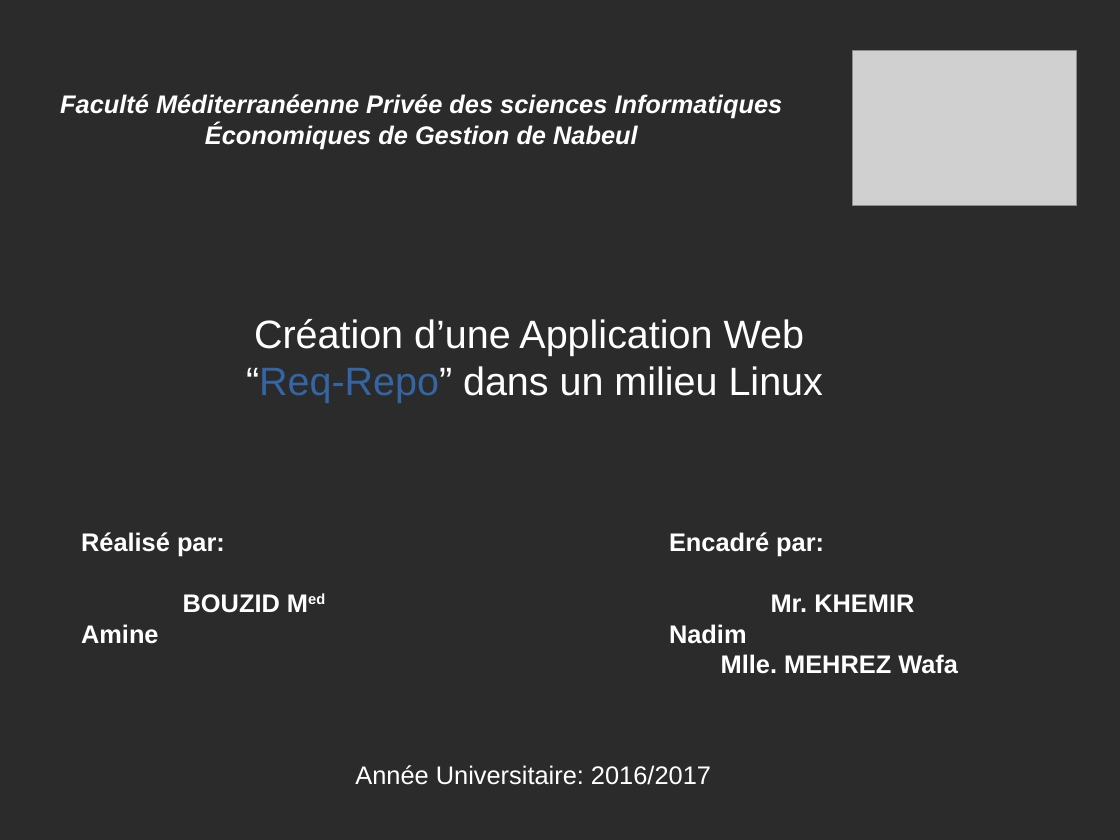
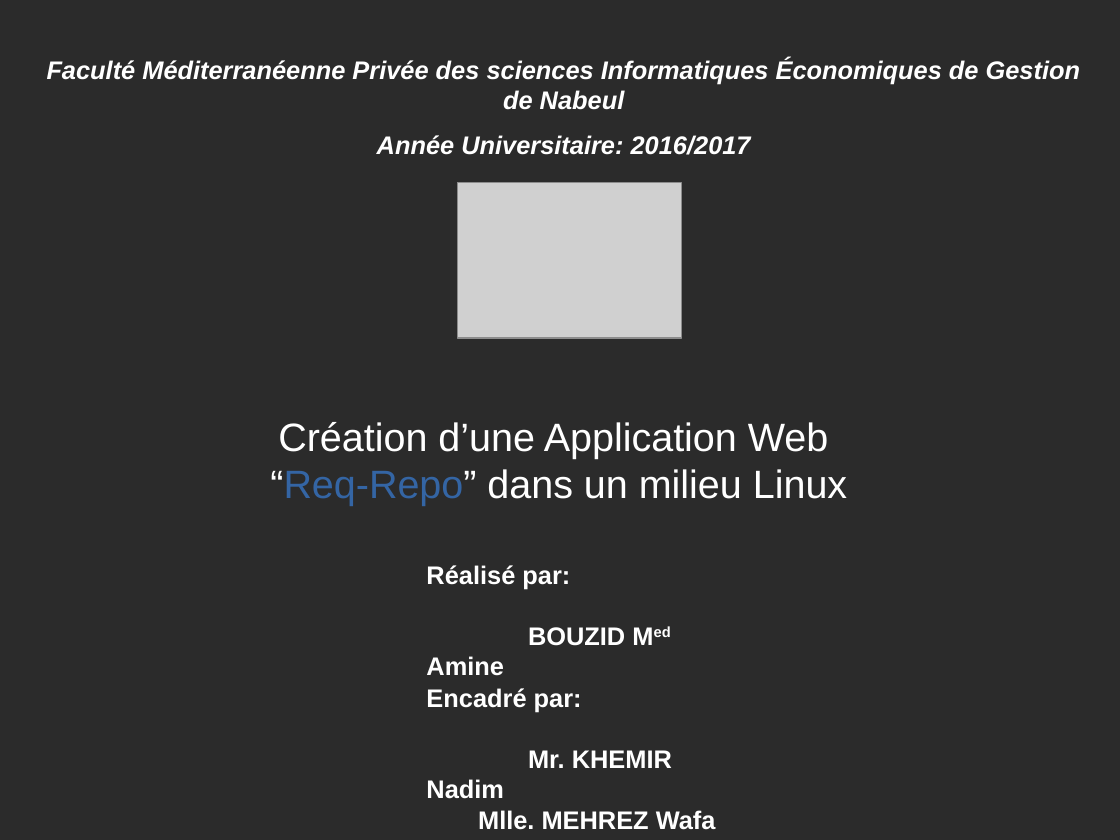
Before and after one commit to amine95bz/PFE, a slide deck: slide 1 of presentation.odp. Drawn at 1120x840 pixels with LibreOffice and Linux fonts; fonts in the diff are those of the drawing; grey boxes stand for pictures; background and template pictures are left out; a plain dark background stands for a picture behind light text. Boxes give left, top, right and bottom in pixels: in the first picture for what was removed or moved away, otherwise in the second. Text is boxed around its words. In the diff, an @@ line names an element or a change of style, - is before the commit and + after.

```diff
--- a/presentation.odp
+++ b/presentation.odp
@@ text "Faculté Méditerranéenne Privée des sciences ..." rewrapped from bbox=[60, 94, 783, 149] to bbox=[47, 58, 1080, 110] @@
@@ text "Année Universitaire: 2016/2017": place and size @@
-text "Année Universitaire: 2016/2017" at bbox=[355, 765, 711, 785]
+text "Année Universitaire: 2016/2017" at bbox=[377, 135, 751, 155]
@@ text "Année Universitaire: 2016/2017" at bbox=[377, 135, 751, 155]: bold on, italic on @@
@@ picture: place and size @@
-picture at bbox=[853, 51, 1077, 206]
+picture at bbox=[457, 183, 682, 338]
@@ title "Création d’une Application Web “Req-Repo” ...": place and size @@
-title "Création d’une Application Web “Req-Repo” ..." at bbox=[246, 319, 823, 403]
+title "Création d’une Application Web “Req-Repo” ..." at bbox=[270, 422, 847, 506]
@@ text "Réalisé par:": place and size @@
-text "Réalisé par:" at bbox=[81, 532, 280, 644]
+text "Réalisé par:" at bbox=[426, 565, 625, 676]
@@ text "Encadré par:": place and size @@
-text "Encadré par:" at bbox=[669, 532, 958, 674]
+text "Encadré par:" at bbox=[426, 688, 716, 830]
```
Also in this commit, not shown: 8 other slides changed, 1 slide removed, 1 other file.
